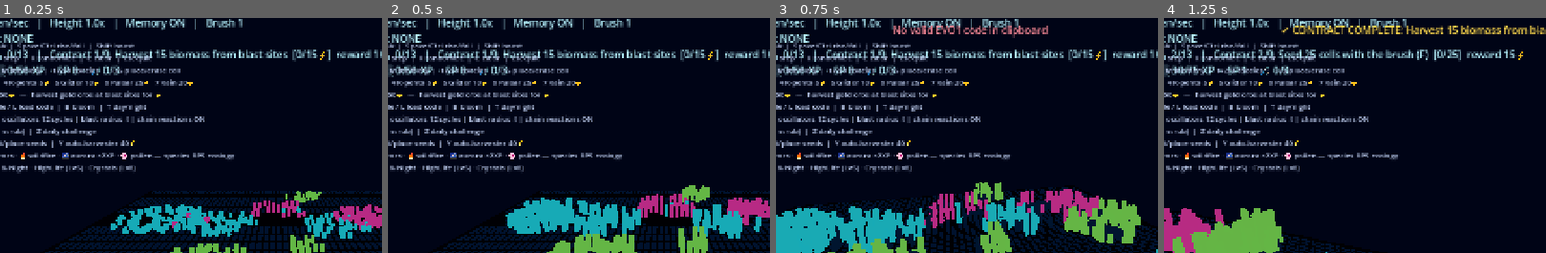
Above: before the commit, frames 1-4 (left to right).
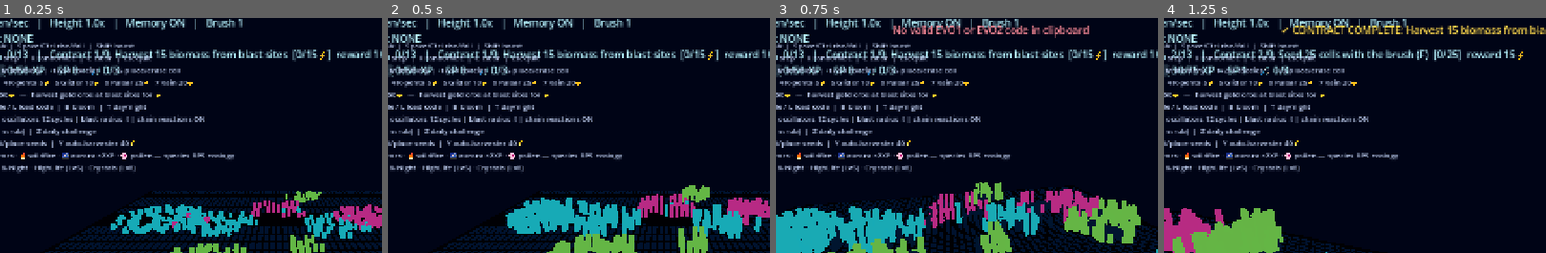
Above: after the commit, the same moments.

Repository: mccarthyah/Evolution-Explorer
Game: Godot game, scene res://main.tscn
Same seed, same stepped clock (60 frames per second), same inputs: the game is played once before the commit and once after it.
Inputs:
- Up to frame 1 (0.25 s): no input
- Up to frame 2 (0.5 s): no input
- Up to frame 3 (0.75 s): tap Enter at 0.5 s; hold Right from 0.53 s (still down); tap L at 0.6 s
- Up to frame 4 (1.25 s): keep holding Right; tap Space at 0.77 s; tap X at 0.8 s
The pictures show only the part of the screen within x 14-64%, y 8-58%; the shares and areas given below are measured in that part.

Frames 1-2 are identical in both runs. In frame 3, 0.8% of the frame differs, in the area x 50-82%, y 3-9%; in frame 4, nothing differs.

Commit message:
Add checksums to ecosystem share codes
Co-authored-by: arena-agent <297053741+arena-agent@users.noreply.github.com>

Diff:
--- a/main.gd
+++ b/main.gd
@@ -1027,7 +1027,7 @@
 				if decode_ecosystem(DisplayServer.clipboard_get()):
 					show_banner("Ecosystem loaded from clipboard ✓", Color(0.65, 1.0, 0.85))
 				else:
-					show_banner("No valid EVO1 code in clipboard", Color(1.0, 0.55, 0.6))
+					show_banner("No valid EVO1 or EVO2 code in clipboard", Color(1.0, 0.55, 0.6))
 			KEY_H:
 				toggle_history()
 			KEY_COMMA:
@@ -1430,6 +1430,13 @@
 	return t
 
 # ── Ecosystem save/share (EVO1 run-length codes) ──
+# FNV-1a checksum detects accidental corruption; it is not authentication.
+func ecosystem_checksum(text: String) -> String:
+	var h: int = 2166136261
+	for byte in text.to_utf8_buffer():
+		h = ((h ^ int(byte)) * 16777619) & 0xFFFFFFFF
+	return "%08x" % h
+
 func encode_ecosystem() -> String:
 	var rows: Array = []
 	for z in range(GRID):
@@ -1447,11 +1454,15 @@
 				run = 1
 		s += ".abc"[val] + str(run)
 		rows.append(s)
-	return "EVO1;%d;%s" % [GRID, "/".join(rows)]
+	var payload: String = "EVO2;%d;%s" % [GRID, "/".join(rows)]
+	return payload + ";" + ecosystem_checksum(payload)
 
 func decode_ecosystem(code: String) -> bool:
 	var parts: PackedStringArray = code.strip_edges().split(";", true)
-	if parts.size() != 3 or parts[0] != "EVO1":
+	if parts.size() == 4 and parts[0] == "EVO2":
+		if parts[3].length() != 8 or parts[3] != ecosystem_checksum(";".join([parts[0], parts[1], parts[2]])):
+			return false
+	elif parts.size() != 3 or parts[0] != "EVO1":
 		return false
 	if parts[1].is_empty():
 		return false
--- a/tools/fixtures/world-seeds.json
+++ b/tools/fixtures/world-seeds.json
@@ -21,5 +21,9 @@
   "dates": {
     "2000-11-23": 2996094406,
     "2026-11-23": 1388692866
+  },
+  "ecosystem": {
+    "payload": "EVO2;8;a1.7/.8/.8/.8/.8/.8/.8/.8",
+    "checksum": "0124e981"
   }
 }
--- a/tools/godot-runtime-test.gd
+++ b/tools/godot-runtime-test.gd
@@ -52,7 +52,12 @@
 			expected_cells[game.index_of(point.x, point.y)] = 1
 		check("glider travels one cell in " + id, game.cells == expected_cells)
 	var rows: String = "a1.7/" + "/".join([".8", ".8", ".8", ".8", ".8", ".8", ".8"])
+	var save_fixture: Dictionary = fixture["ecosystem"]
+	check("shared ecosystem checksum fixture", game.ecosystem_checksum(save_fixture["payload"]) == save_fixture["checksum"] and game.decode_ecosystem(save_fixture["payload"] + ";" + save_fixture["checksum"]))
 	var full_code: String = game.encode_ecosystem()
+	check("ecosystem saves include checksum", full_code.begins_with("EVO2;"))
+	var bad_checksum: String = full_code.substr(0, full_code.length() - 1) + ("1" if full_code.ends_with("0") else "0")
+	check("checksum rejects corruption", not game.decode_ecosystem(bad_checksum))
 	var previous: PackedByteArray = game.cells.duplicate()
 	check("ecosystem code round trips", game.decode_ecosystem(full_code) and game.cells == previous)
 	check("legacy ecosystem is centred", game.decode_ecosystem("EVO1;8;" + rows) and game.cells[game.index_of(28, 28)] == 1 and game.population == 1)
